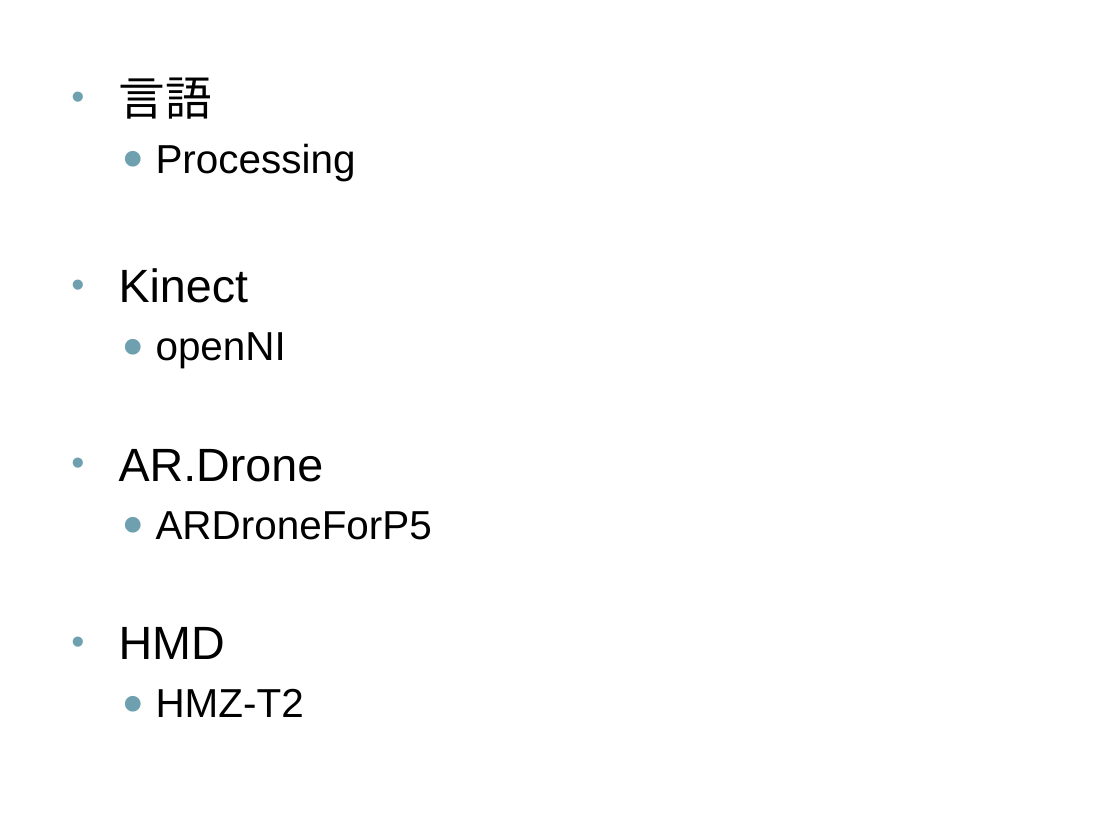
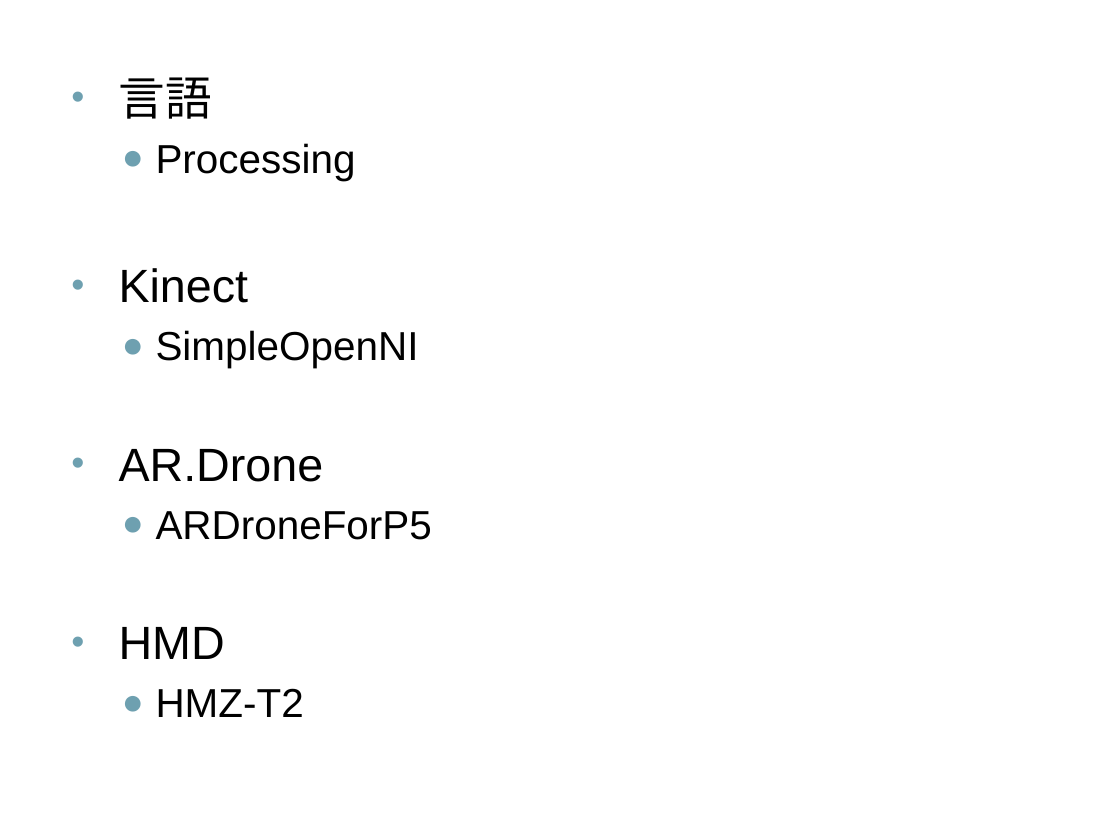
Before and after one commit to Kender09/dcl.apple, a slide deck: slide 3 of KinecDrone2.pptx. Drawn at 1120x840 pixels with LibreOffice and Linux fonts; fonts in the diff are those of the drawing. Boxes give left, top, right and bottom in pixels: in the first picture for what was removed or moved away, otherwise in the second. Text is boxed around its words. In the diff, an @@ line names an element or a change of style, - is before the commit and + after.

```diff
--- a/KinecDrone2.pptx
+++ b/KinecDrone2.pptx
@@ text at [156,330,419,368]: text changed @@
-  ● openNI
+  ● SimpleOpenNI
```
Also in this commit, not shown: 6 other slides changed, 1 slide added, 1 slide removed, 4 other files.
